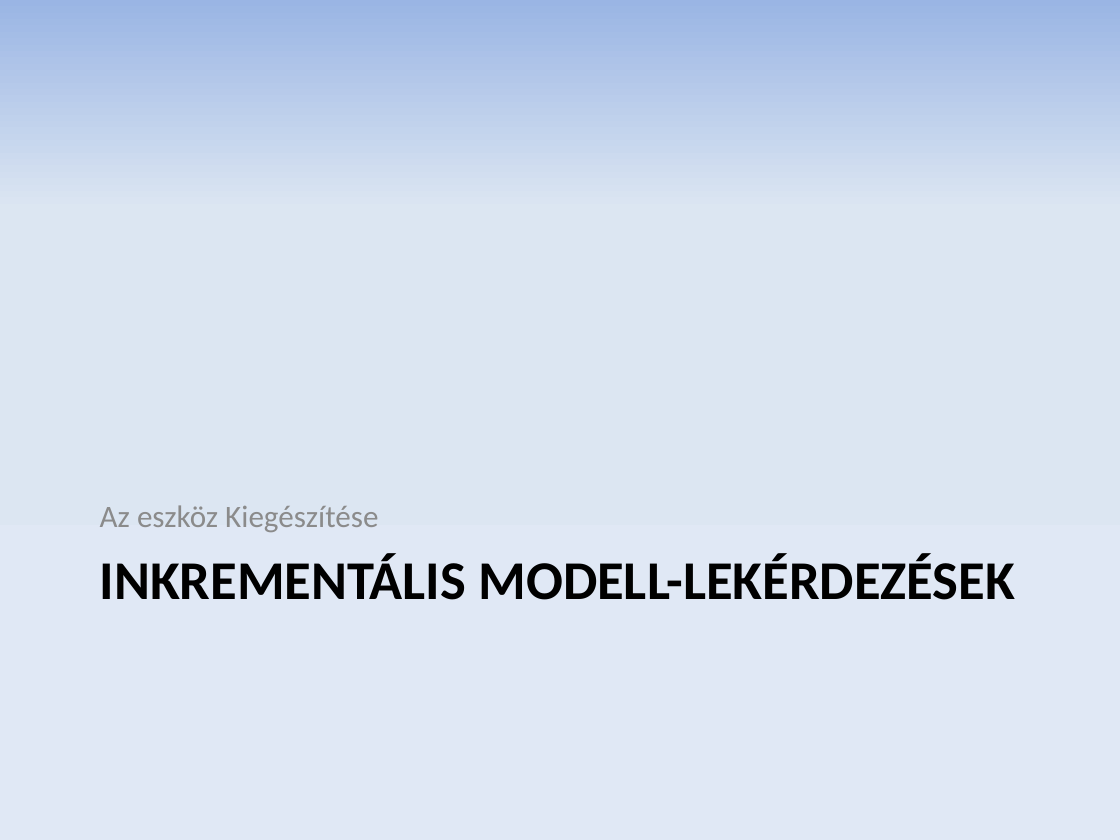
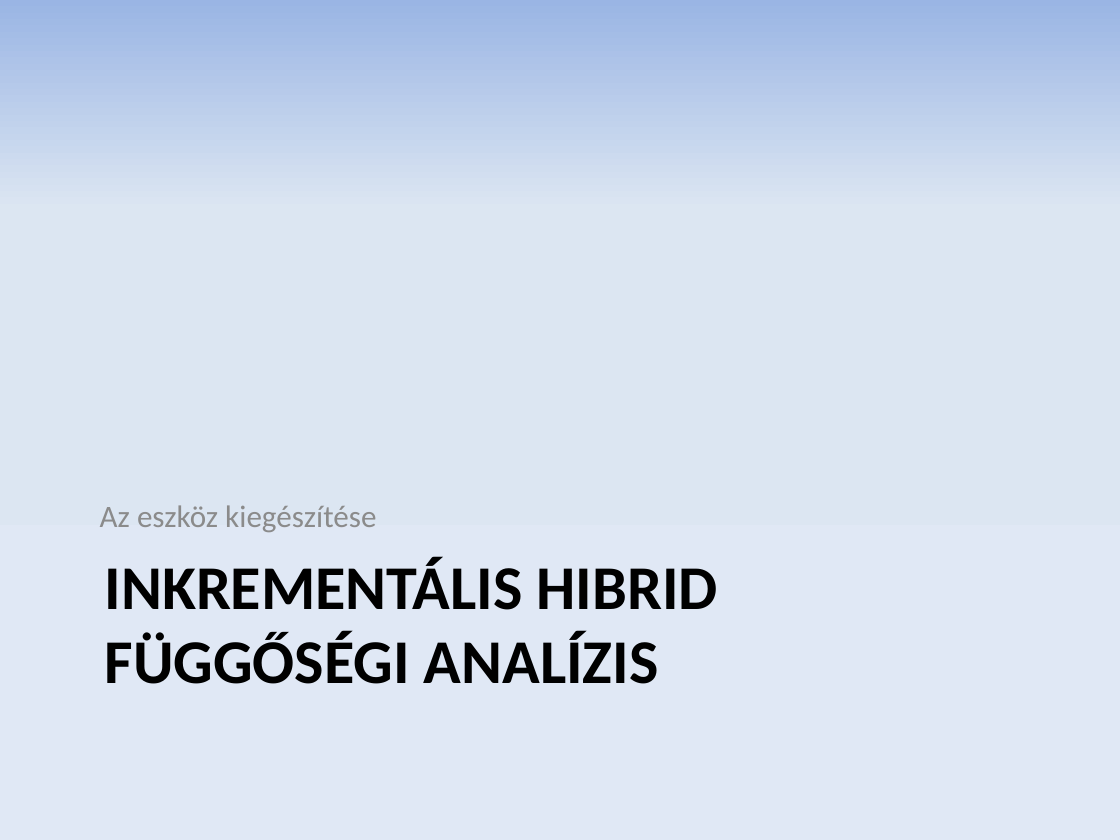
Before and after one commit to donat/incquery-deps, a slide deck: slide 9 of incquery-deps-documentation/presentation/tdk_pres_hu_v2.pptx. Drawn at 1120x840 pixels with LibreOffice and Linux fonts; fonts in the diff are those of the drawing. Boxes give left, top, right and bottom in pixels: in the first picture for what was removed or moved away, otherwise in the second. Text is boxed around its words. In the diff, an @@ line names an element or a change of style, - is before the commit and + after.

```diff
--- a/incquery-deps-documentation/presentation/tdk_pres_hu_v2.pptx
+++ b/incquery-deps-documentation/presentation/tdk_pres_hu_v2.pptx
@@ text at [100, 505, 376, 532]: text changed @@
-Az eszköz Kiegészítése
+Az eszköz kiegészítése
@@ title at [105, 557, 718, 684]: text changed; size 35.1 to 40 pt @@
-INKREMENTÁLIS MODELL-LEKÉRDEZÉSEK
+INKREMENTÁLIS HIBRID FÜGGŐSÉGI ANALÍZIS
```
Also in this commit, not shown: 9 other slides changed, 2 slides added, 1 slide removed.
